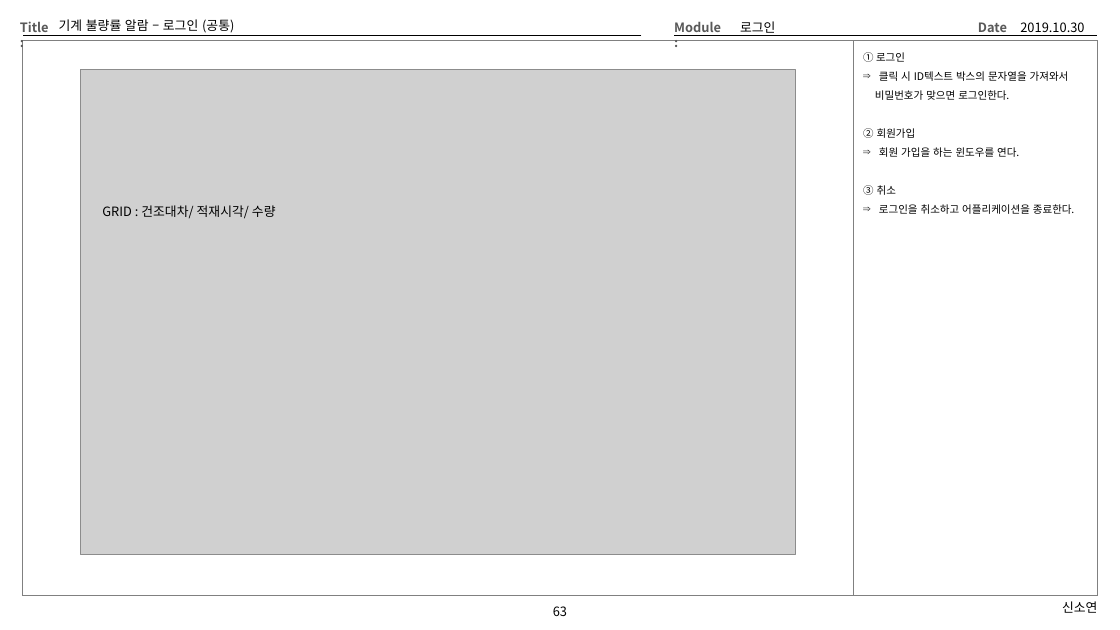
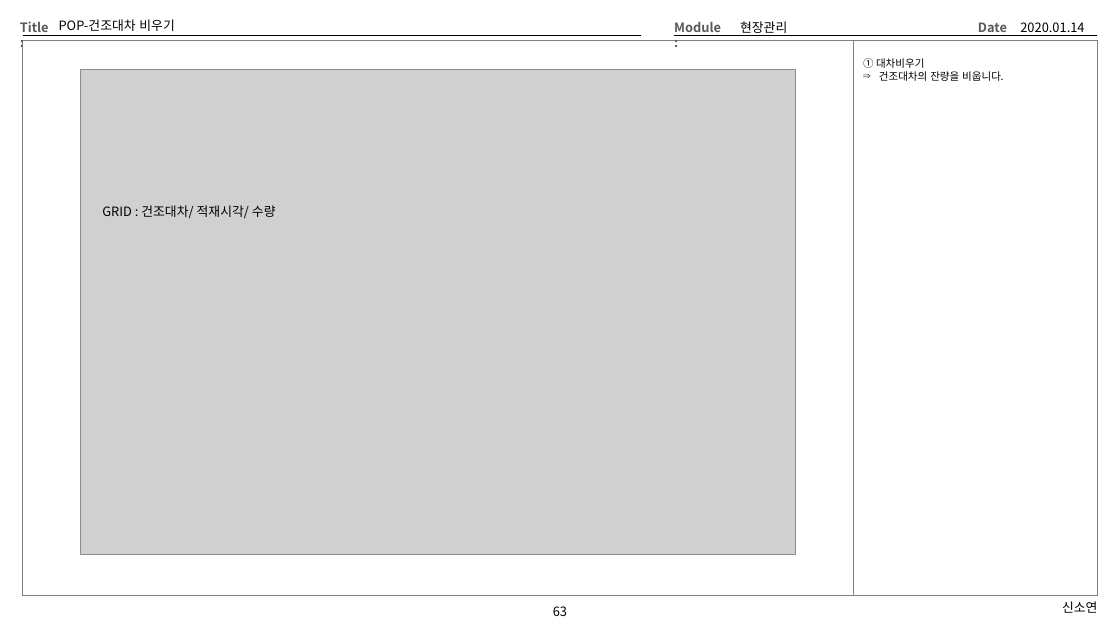
Before and after one commit to Cliedy-s/Team4, a slide deck: slide 63 of source/TEMP/Team4화면설계 - 신소연.pptx. Drawn at 1120x630 pixels with LibreOffice and Linux fonts; fonts in the diff are those of the drawing; grey boxes stand for pictures. Boxes give left, top, right and bottom in pixels: in the first picture for what was removed or moved away, otherwise in the second. Text is boxed around its words. In the diff, an @@ line names an element or a change of style, - is before the commit and + after.

```diff
--- a/source/TEMP/Team4화면설계 - 신소연.pptx
+++ b/source/TEMP/Team4화면설계 - 신소연.pptx
@@ title at (x1=59, y1=19, x2=174, y2=31): text changed @@
-기계 불량률 알람 – 로그인 (공통)
+POP-건조대차 비우기
@@ text at (x1=740, y1=21, x2=787, y2=36): text changed @@
-로그인
+현장관리
@@ text at (x1=1020, y1=22, x2=1084, y2=36): text changed @@
-2019.10.30
+2020.01.14
@@ text at (x1=863, y1=58, x2=1003, y2=81): text changed @@
-① 로그인
-⇒ 클릭 시 ID텍스트 박스의 문자열을 가져와서
-비밀번호가 맞으면 로그인한다.
-② 회원가입
-⇒ 회원 가입을 하는 윈도우를 연다.
-③ 취소
-⇒ 로그인을 취소하고 어플리케이션을 종료한다.
+① 대차비우기
+⇒ 건조대차의 잔량을 비웁니다.
```
Also in this commit, not shown: 17 other slides changed, 19 other files.
